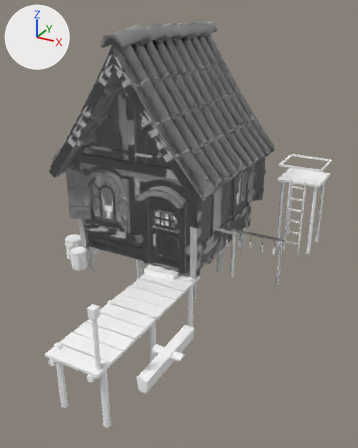
Two versions of the glTF model models/village/fisher.gltf, one commit apart.
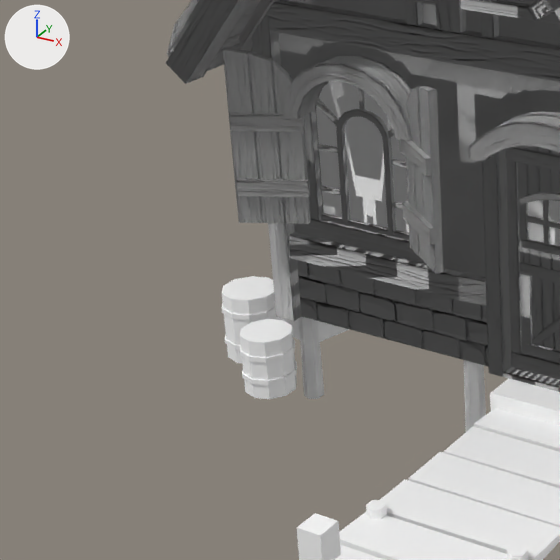
The first picture shows the older version from a camera (50 mm lens) standing at (7.71, -13.35, 7.78) and looking at (1.2, -1.5, 1.86). The close-ups show the older and then the newer version on the part from 0% to 46% of the width and 34% to 71% of the height of that picture. Only the edits that show in the close-ups are written down. Arrows for +X, +Y and +Z are at upper left; the lights stay in place. Where no turn or scale is listed for an object, it has been applied to the vertices.

In view in the first close-up: 'T2_KitDoor1Round007', 'T2_KitDoorFrameRoundWoodDark006', 'T2_KitRoofFrontBrick4030', 'T2_KitRoofRoundTiles4x4029', 'T2_KitWallPlasterDoorRound005', 'T2_KitWallPlasterWindowWideRound001', 'T2_KitWindowShuttersWideRoundOpen004', 'T2_KitWindowWideRound1002', 'T2_WindowGlass003', 'T3_DockPlank061', 'T3_DockPlank062', 'T3_WindowGlass003' and 27 more.
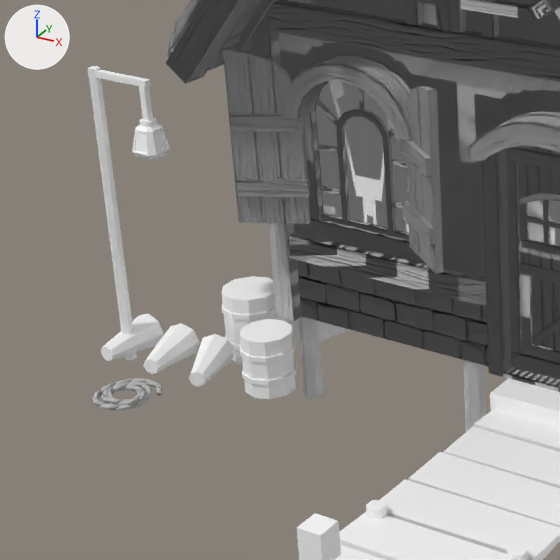
What differs and where, as boxes (x1, y1, x2, y2) in the close-ups (560 x 560 px):
'AO-jettylantern_LanternPole001', added: after (88, 66, 137, 360)
'AO-eeltraps_Trap002', added: after (143, 323, 199, 374)
'AO-eeltraps_Trap001', added: after (101, 313, 164, 361)
'AO-eeltraps_Trap003', added: after (189, 334, 235, 387)
'AO-eeltraps_KitRope1004', added: after (92, 378, 162, 410)
'AO-jettylantern_Kitlamphanging003', added: after (132, 86, 170, 160)
'AO-jettylantern_LanternArm002', added: after (88, 70, 150, 88)
'AO-jettylantern_Kitlamphanging004', added: after (135, 130, 167, 153)
'T3_WindowGlass003', unchanged, covered by the edit: before (316, 81, 409, 233); after (316, 81, 409, 232)
'T2_WindowGlass003', unchanged, uncovered by the edit: before (316, 81, 409, 232); after (316, 81, 409, 233)

The change, as a list of edits to the scene's bpy script:
```text
Add ob_ao_jettylantern_lanternpole001:
    ob_ao_jettylantern_lanternpole001 = bpy.data.objects.new('AO-jettylantern_LanternPole001', me_ao_jettylantern_lanternpole001)  # 12 vertices, 20 faces; spans x -0.05..0.05, y -0.06..0.06, z -1.5..1.5
    ob_ao_jettylantern_lanternpole001.location = (-3.6, -2.6, 1.5)
Add ob_ao_jettylantern_lanternarm002:
    ob_ao_jettylantern_lanternarm002 = bpy.data.objects.new('AO-jettylantern_LanternArm002', me_ao_jettylantern_lanternarm002)  # a box spanning x -0.35..0.35, y -0.03..0.03, z -0.03..0.03
    ob_ao_jettylantern_lanternarm002.location = (-3.3, -2.6, 2.95)
Add ob_ao_jettylantern_kitlamphanging004:
    ob_ao_jettylantern_kitlamphanging004 = bpy.data.objects.new('AO-jettylantern_Kitlamphanging004', me_cube_024)  # 16 vertices, 8 faces; spans x -0.132..0.132, y -0.132..0.132, z -0.592..-0.418
    ob_ao_jettylantern_kitlamphanging004.location = (-3.0, -2.6, 2.92)
Add ob_ao_jettylantern_kitlamphanging003:
    ob_ao_jettylantern_kitlamphanging003 = bpy.data.objects.new('AO-jettylantern_Kitlamphanging003', me_cube_022)  # 80 vertices, 144 faces; spans x -0.146..0.146, y -0.146..0.146, z -0.667..0.0
    ob_ao_jettylantern_kitlamphanging003.location = (-3.0, -2.6, 2.92)
Add ob_ao_eeltraps_trap003:
    ob_ao_eeltraps_trap003 = bpy.data.objects.new('AO-eeltraps_Trap003', me_ao_eeltraps_trap003)  # 16 vertices, 28 faces; spans x -0.283..0.191, y -0.307..0.346, z -0.18..0.18
    ob_ao_eeltraps_trap003.location = (-2.6, -2.6, 0.18)
Add ob_ao_eeltraps_trap002:
    ob_ao_eeltraps_trap002 = bpy.data.objects.new('AO-eeltraps_Trap002', me_ao_eeltraps_trap002)  # 16 vertices, 28 faces; spans x -0.236..0.138, y -0.31..0.33, z -0.18..0.18
    ob_ao_eeltraps_trap002.location = (-3.1, -2.6, 0.18)
Add ob_ao_eeltraps_trap001:
    ob_ao_eeltraps_trap001 = bpy.data.objects.new('AO-eeltraps_Trap001', me_ao_eeltraps_trap001)  # an 8-sided cut cone along y (radius 0.08 at the low end, 0.18 at the high end) spanning x -0.18..0.18, y -0.3..0.3, z -0.18..0.18
    ob_ao_eeltraps_trap001.location = (-3.6, -2.6, 0.18)
Add ob_ao_eeltraps_kitrope1004:
    ob_ao_eeltraps_kitrope1004 = bpy.data.objects.new('AO-eeltraps_KitRope1004', me_beziercurve_001)  # 876 vertices, 1748 faces; spans x -0.286..0.272, y -0.275..0.332, z -0.027..0.071; in mat_mi_trim_furniture_004 (its picture is missing)
    ob_ao_eeltraps_kitrope1004.location = (-3.1, -3.2, 0.0)
```
